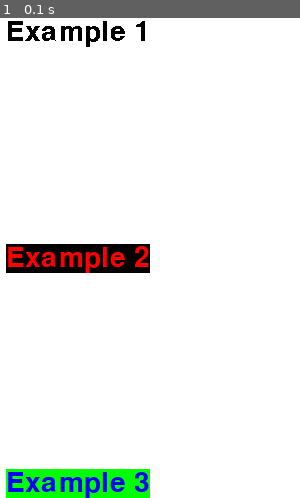
Above: before the commit, frame 1.
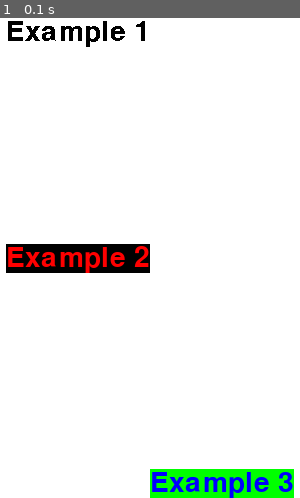
Above: after the commit, the same moment.

Repository: ObsidianWitch/edupr5retro
Game: pygame game, started from examples/font.py
Two runs of this game, one before a commit and one after it. Both use one fixed random seed, a clock stepped at 60 frames per second and the inputs below.
Inputs:
- Up to frame 1 (0.1 s): no input

The runs differ from the first frame. In frame 1, 5.8% of the frame differs, in the area x 2-98%, y 93-100%.

Commit message:
Image - cannot be moved anymore

Diff:
--- a/examples/font.py
+++ b/examples/font.py
@@ -16,30 +16,32 @@
 txt1 = font.render(
     text = "Example 1",
 )
-txt1.rect.midtop = window.rect.midtop
+txt1_rect = txt1.rect
+txt1_rect.midtop = window.rect.midtop
 txt2 = font.render(
     text      = "Example 2",
     antialias = True,
     color     = (255, 0, 0),
     bgcolor   = (0, 0, 0),
 )
-txt2.rect.center = window.rect.center
+txt2_rect = txt2.rect
+txt2_rect.center = window.rect.center
 txt3 = font.render(
     text      = "Example 3",
     antialias = True,
     color     = (0, 0, 255),
     bgcolor   = (0, 255, 0),
 )
-txt3.rect.midbottom = window.rect.midbottom
-
+txt3_rect = txt3.rect
+txt3_rect.midbottom = window.rect.midbottom
 
 while 1:
     events.update()
     if events.event(QUIT): sys.exit()
 
     window.fill((255, 255, 255)) \
-          .draw_image(txt1) \
-          .draw_image(txt2) \
-          .draw_image(txt3)
+          .draw_image(txt1, txt1_rect) \
+          .draw_image(txt2, txt2_rect.topleft) \
+          .draw_image(txt3, txt3_rect.topright)
 
     window.update()
--- a/examples/image_init.py
+++ b/examples/image_init.py
@@ -65,19 +65,29 @@
     return Image.from_array(rgb_sprite)
 
 s1 = Image((100, 100))
-s1.rect.move(10, 10)
+s1_rect = s1.rect
+s1_rect.move(10, 10)
+print(s1.rect)
+print(s1_rect)
+
 s2 = Image.from_path(os.path.join(
     "examples", "data", "img.png"
 ))
-s2.rect.move(10, 110)
+s2_rect = s2.rect
+s2_rect.move(10, 110)
 s2_area = pygame.Rect(20, 10, 30, 30)
+
 s3 = from_ascii(ASCII_IMG, PALETTE)
-s3.rect.move(10, 150)
+s3_rect = s3.rect
+s3_rect.move(10, 150)
 
-s4 = s3.deepcopy()
-s4.rect.move(50, 0)
-s5 = s4.copy()
-s5.rect.move(50, 0)
+s4 = s3.copy()
+s4_rect = s3_rect.copy()
+s4_rect.move(50, 0)
+
+s5 = s4
+s5_rect = s4_rect.copy()
+s5_rect.move(50, 0)
 s5.draw_line(GREEN, (0, 0), (30, 30))
 
 while 1:
@@ -85,11 +95,11 @@
     if events.event(QUIT): sys.exit()
 
     window.fill(color = WHITE) \
-          .draw_image(s1) \
-          .draw_image(s2, s2_area) \
-          .draw_image(s3) \
-          .draw_image(s4) \
-          .draw_image(s5)
+          .draw_image(s1, s1_rect) \
+          .draw_image(s2, s2_rect, s2_area) \
+          .draw_image(s3, s3_rect) \
+          .draw_image(s4, s4_rect) \
+          .draw_image(s5, s5_rect)
 
     print(events.mouse_pos())
 
--- a/examples/image_px.py
+++ b/examples/image_px.py
@@ -26,7 +26,9 @@
 spritesheet[0, 0] = GREEN
 assert spritesheet[0, 0] == GREEN
 
-background = Image(window.rect.size).fill(WHITE).draw_image(spritesheet)
+background = Image(window.rect.size) \
+           .fill(WHITE) \
+           .draw_image(spritesheet, (0, 0))
 
 while 1:
     events.update()
@@ -36,6 +38,6 @@
     if events.mouse_held(): background[pos] = GREEN
     print(background[pos])
 
-    window.draw_image(background)
+    window.draw_image(background, (0, 0))
 
     window.update()
--- a/examples/image_sub.py
+++ b/examples/image_sub.py
@@ -25,20 +25,23 @@
 ))
 
 s1 = spritesheet.subimage((0, 0, 30, 30))
-s1.rect.move(10, 10)
+s1_rect = s1.rect
+s1_rect.move(10, 10)
 s2 = spritesheet.subimage((30, 0, 30, 30))
-s2.rect.move(50, 10)
+s2_rect = s2.rect
+s2_rect.move(50, 10)
 s3 = spritesheet.subimage((0, 30, 30, 30))
-s3.rect.move(10, 50)
+s3_rect = s3.rect
+s3_rect.move(10, 50)
 
 while 1:
     events.update()
     if events.event(QUIT): sys.exit()
 
     window.fill(color = WHITE) \
-          .draw_image(s1) \
-          .draw_image(s2) \
-          .draw_image(s3)
+          .draw_image(s1, s1_rect) \
+          .draw_image(s2, s2_rect) \
+          .draw_image(s3, s3_rect)
 
     print(events.mouse_pos())
 
--- a/examples/image_transform.py
+++ b/examples/image_transform.py
@@ -24,17 +24,19 @@
     end_pos   = (50,30),
     width     = 5,
 )
-obj1.rect.move(10, 10)
-print(obj1.rect)
+obj1_rect = obj1.rect
+obj1_rect.move(10, 10)
+print(obj1_rect)
 
-obj2 = obj1.deepcopy().colorkey(
+obj2 = obj1.copy().colorkey(
     color = BLACK
 ).flip(
     x = True,
     y = False,
 )
-obj2.rect.move(100, 10)
-print(obj2.rect)
+obj2_rect = obj2.rect
+obj2_rect.move(100, 10)
+print(obj2_rect)
 
 obj3 = Image((50, 50)).fill(
     color = BLUE
@@ -43,27 +45,32 @@
     rect  = pygame.Rect(10, 10, 25, 25),
     width = 4,
 ).rotate(45)
-obj3.rect.move(10, 100)
-print(obj3.rect)
+obj3_rect = obj3.rect
+obj3_rect.move(10, 100)
+print(obj3_rect)
 
-obj4 = obj3.deepcopy().resize((25, 25))
-obj4.rect.move(0, 100)
-print(obj4.rect)
+obj4 = obj3.copy().resize((25, 25))
+obj4_rect = obj4.rect
+obj4_rect.topleft = obj3_rect.topleft
+obj4_rect.move(0, 100)
+print(obj4_rect)
 
-obj5 = obj3.deepcopy().scale(2.0)
-obj5.rect.move(0, 150)
-print(obj5.rect)
+obj5 = obj3.copy().scale(2.0)
+obj5_rect = obj5.rect
+obj5_rect.topleft = obj3_rect.topleft
+obj5_rect.move(0, 150)
+print(obj5_rect)
 
 while 1:
     events.update()
     if events.event(QUIT): sys.exit()
 
     window.fill(color = WHITE) \
-          .draw_image(obj1) \
-          .draw_image(obj2) \
-          .draw_image(obj3) \
-          .draw_image(obj4) \
-          .draw_image(obj5)
+          .draw_image(obj1, obj1_rect) \
+          .draw_image(obj2, obj2_rect) \
+          .draw_image(obj3, obj3_rect) \
+          .draw_image(obj4, obj4_rect) \
+          .draw_image(obj5, obj5_rect)
 
     print(events.mouse_pos())
 
--- a/src/image.py
+++ b/src/image.py
@@ -7,10 +7,8 @@
     def __init__(self, arg):
         if isinstance(arg, Image):
             self.pygsurface = arg.pygsurface.copy()
-            self.rect = arg.rect.copy()
         elif isinstance(arg, pygame.Surface):
             self.pygsurface = arg
-            self.rect = Rect(self.pygsurface.get_rect())
         else:
             self.__init__(pygame.Surface(arg))
 
@@ -22,16 +20,8 @@
     def from_array(cls, array):
         return cls(pygame.surfarray.make_surface(array))
 
-    # Crée une copie superficielle de l'image actuelle. L'image actuelle et la
-    # copie feront toutes deux référence à la même surface sous-jacente. Leurs
-    # position et taille (`rect`) seront cependant indépendantes.
+    # Crée une copie complète de l'image actuelle.
     def copy(self):
-        obj = self.__class__(self.pygsurface)
-        obj.rect = self.rect.copy()
-        return obj
-
-    # Crée une copie complète de l'image actuelle.
-    def deepcopy(self):
         return self.__class__(self)
 
     # Crée une nouvelle image faisant référence à une zone plus petite de
@@ -39,6 +29,11 @@
     # extraire de l'image actuelle.
     def subimage(self, area):
         return self.__class__(self.pygsurface.subsurface(area))
+
+    # Retourne un nouveau rectangle positionné en (0, 0) et de la taille de
+    # l'image actuelle.
+    @property
+    def rect(self): return Rect(self.pygsurface.get_rect())
 
     # Renvoie la couleur du pixel à la position spécifiée (`pos`).
     def __getitem__(self, pos):
@@ -56,12 +51,12 @@
         self.pygsurface.fill(color)
         return self
 
-    # Dessine l'image `img` sur l'image actuelle. La position et la taille de
-    # `img` sont déterminées à partir de `img.rect`. Le paramètre optionnel
-    # `area` est un Rect et désigne quelle zone (plus petite) de `img` doit être
-    # dessinée.
-    def draw_image(self, img, area = None):
-        self.pygsurface.blit(img.pygsurface, img.rect, area)
+    # Dessine l'image `img` à la position `pos`sur l'image actuelle.
+    # Le paramètre optionnel `area` est un Rect et désigne quelle zone
+    # (plus petite) de `img` doit être dessinée.
+    # `pos`: tuple de 2 elements ou Rect. si Rect, rect.topleft est utilisé.
+    def draw_image(self, img, pos, area = None):
+        self.pygsurface.blit(img.pygsurface, pos, area)
         return self
 
     def draw_rect(self, color, rect, width = 0):
@@ -82,7 +77,6 @@
 
     def resize(self, size):
         self.pygsurface = pygame.transform.scale(self.pygsurface, size)
-        self.rect = Rect(self.pygsurface.get_rect()).move(self.rect.topleft)
         return self
 
     def scale(self, ratio):
